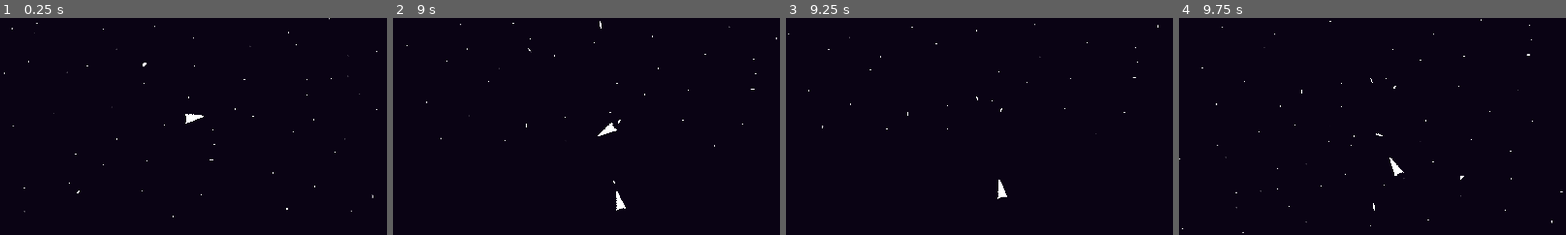
Above: before the commit, frames 1-4 (left to right).
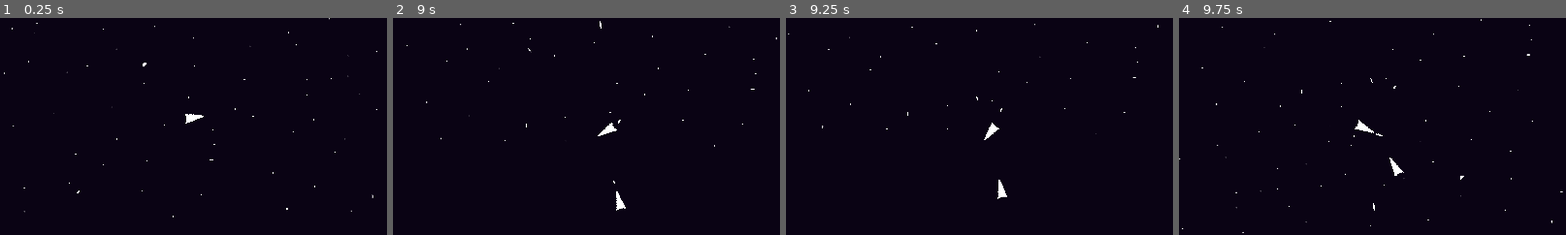
Above: after the commit, the same moments.

Repository: BloopHD/IntoTheVoid
Game: Godot game, scene res://scenes/world/world.tscn
The game is run twice, just before and just after one commit, with the same random seed, the same clock (stepped at 60 frames per second) and the same inputs.
Inputs (mouse positions are % of the whole screen's width and height, from its top left):
- Up to frame 1 (0.25 s): no input
- Up to frame 2 (9 s): move the mouse to (72, 45) at 0.52 s; press the mouse at (72, 45) at 0.53 s; hold D (move_right) 0.53-1.28 s; move the mouse to (30, 55) at 1.27 s; release the mouse at (30, 55) at 1.28 s; hold S (move_down) 1.28-2.03 s; right-click (30, 55) at 1.35 s; move the mouse to (60, 28) at 2.02 s; press the mouse at (60, 28) at 2.03 s; hold D (move_right) 2.03-2.78 s; move the mouse to (45, 70) at 2.77 s; release the mouse at (45, 70) at 2.78 s; hold W (move_up) 2.78-3.53 s; right-click (45, 70) at 2.85 s; click (45, 70) at 2.92 s; move the mouse to (80, 65) at 3.52 s; press the mouse at (80, 65) at 3.53 s; hold A (move_left) 3.53-5.03 s; move the mouse to (20, 35) at 4.27 s; release the mouse at (20, 35) at 4.28 s; right-click (20, 35) at 4.35 s; move the mouse to (55, 50) at 5.02 s; press the mouse at (55, 50) at 5.03 s; hold S (move_down) 5.03-5.78 s; move the mouse to (35, 25) at 5.77 s; release the mouse at (35, 25) at 5.78 s; hold D (move_right) 5.78-6.53 s; right-click (35, 25) at 5.85 s; move the mouse to (72, 45) at 6.52 s; press the mouse at (72, 45) at 6.53 s; hold W (move_up) 6.53-7.28 s; move the mouse to (30, 55) at 7.27 s; release the mouse at (30, 55) at 7.28 s; hold D (move_right) 7.28-8.03 s; right-click (30, 55) at 7.35 s; click (30, 55) at 7.42 s; move the mouse to (60, 28) at 8.02 s; press the mouse at (60, 28) at 8.03 s; hold S (move_down) 8.03-8.78 s; move the mouse to (45, 70) at 8.77 s; release the mouse at (45, 70) at 8.78 s; hold A (move_left) from 8.78 s (still down); right-click (45, 70) at 8.85 s
- Up to frame 3 (9.25 s): keep holding A (move_left)
- Up to frame 4 (9.75 s): move the mouse to (80, 65) at 9.52 s; release A (move_left) at 9.53 s; press the mouse at (80, 65) at 9.53 s; hold W (move_up) from 9.53 s (still down)
The pictures show only the part of the screen within x 25-75%, y 27-77%; the shares and areas given below are measured in that part.

Frames 1-2 are identical in both runs. In frame 3, 0.1% of the frame differs, in the area x 51-56%, y 48-57%; in frame 4, 0.1%, in the area x 45-51%, y 46-54%.

Commit message:
Added Enemy Death State
Added Enemy Death State
 - Enemy State is changed to Death State and is quefree() once health = 0.

Diff:
--- /dev/null
+++ b/scenes/enemies/enemy_death_state.gd
@@ -0,0 +1,20 @@
+extends State
+class_name EnemyDeathState
+
+@export var actor: Enemy
+
+func _ready() -> void:
+	set_physics_process(false)
+
+func _process(_delta):
+	pass
+
+func _physics_process(_delta) -> void:
+	pass
+
+func _enter_state() -> void:
+	print("DEAD!")
+	set_physics_process(true)
+
+func _exit_state() -> void:
+	set_physics_process(false)
--- a/scenes/enemies/simple_enemy.gd
+++ b/scenes/enemies/simple_enemy.gd
@@ -19,10 +19,10 @@
 @onready var enemy_aware_state: Node = $FiniteStateMachine/EnemyAwareState
 @onready var enemy_chase_state: Node = $FiniteStateMachine/EnemyChaseState
 @onready var enemy_attack_state: Node = $FiniteStateMachine/EnemyAttackState
+@onready var enemy_death_state: Node = $FiniteStateMachine/EnemyDeathState
+var current_state: Node = null
 
 var laser_scene: PackedScene = preload("res://scenes/laser/enemy_laser.tscn")
-
-var current_state: Node = null
 
 const NINETY_DEGREES_RAD: float = 1.5708
 
@@ -37,8 +37,9 @@
 	get:
 		return velocity.length()
 
-#func _physics_process(delta: float) -> void:
-	#enemy_rotation(player_test.position)
+
+#func _process(_delta: float) -> void:
+#	check_health()
 
 
 func move(delta: float):
@@ -83,6 +84,24 @@
 	laser.curr_speed = curr_speed
 	emit_signal("laser_shot", laser)
 
+
+func check_health() -> void:
+
+	if health <= 0:
+		current_state = enemy_death_state
+		finite_state_machine.change_state(current_state)
+		queue_free()
+
+
+func change_state(body: Node2D, new_state: Node) -> void:
+
+	player = body
+
+	if current_state != enemy_death_state:
+		current_state = new_state
+		finite_state_machine.change_state(new_state)
+
+
 #region Signals
 
 func _on_shooting_timer_timeout() -> void:
@@ -90,37 +109,29 @@
 
 func _on_attack_detection_area_body_entered(body:Node2D) -> void:
 	if body.is_in_group("player"):
-		current_state = enemy_attack_state
-		finite_state_machine.change_state(current_state)
+		change_state(body, enemy_attack_state)
 
 
 func _on_attack_detection_area_body_exited(body:Node2D) -> void:
 	if body.is_in_group("player"):
-		current_state = enemy_chase_state
-		finite_state_machine.change_state(enemy_aware_state)
+		change_state(body,enemy_chase_state)
 
 func _on_chase_detection_area_body_entered(body:Node2D):
 	if body.is_in_group("player"):
-		current_state = enemy_chase_state
-		finite_state_machine.change_state(current_state)
+		change_state(body,enemy_chase_state)
 
 func _on_chase_detection_area_body_exited(body:Node2D):
 	if body.is_in_group("player"):
-		current_state = enemy_aware_state
-		finite_state_machine.change_state(enemy_aware_state)
+		change_state(body, enemy_aware_state)
 
 
 func _on_aware_detection_area_body_entered(body:Node2D) -> void:
 	if body.is_in_group("player"):
-		player = body
-		current_state = enemy_aware_state
-		finite_state_machine.change_state(current_state)
+		change_state(body, enemy_aware_state)
 
 
 func _on_aware_detection_area_body_exited(body:Node2D) -> void:
 	if body.is_in_group("player"):
-		player = null
-		current_state = enemy_wander_state
-		finite_state_machine.change_state(enemy_wander_state)
+		change_state(null, enemy_wander_state)
 
 #endregion
--- a/scenes/enemies/simple_enemy.tscn
+++ b/scenes/enemies/simple_enemy.tscn
@@ -7,6 +7,7 @@
 [ext_resource type="Script" path="res://scenes/enemies/enemy_chase_state.gd" id="5_ahrbe"]
 [ext_resource type="Script" path="res://scenes/enemies/enemy_aware_state.gd" id="6_w7qao"]
 [ext_resource type="Script" path="res://scenes/enemies/enemy_attack_state.gd" id="7_e3itp"]
+[ext_resource type="Script" path="res://scenes/enemies/enemy_death_state.gd" id="8_grrgi"]
 
 [sub_resource type="CapsuleShape2D" id="CapsuleShape2D_10cgx"]
 radius = 20.0
@@ -96,6 +97,9 @@
 script = ExtResource("7_e3itp")
 actor = NodePath("../..")
 
+[node name="EnemyDeathState" type="Node" parent="FiniteStateMachine"]
+script = ExtResource("8_grrgi")
+
 [connection signal="timeout" from="ShootingTimer" to="." method="_on_shooting_timer_timeout"]
 [connection signal="body_entered" from="Aware_Detection_Area" to="." method="_on_aware_detection_area_body_entered"]
 [connection signal="body_exited" from="Aware_Detection_Area" to="." method="_on_aware_detection_area_body_exited"]
--- a/scenes/laser/enemy_laser.gd
+++ b/scenes/laser/enemy_laser.gd
@@ -2,7 +2,7 @@
 
 @export var speed: float = 1000.0
 @export var force: float = 5.0
-@export var damage: float = 25.0
+@export var damage: float = 5.0
 
 var movement_vector: Vector2 = Vector2.UP
 
@@ -22,3 +22,4 @@
 
 	if body.is_in_group("player"):
 		body.health -= damage
+		body.check_health()
--- a/scenes/laser/laser.gd
+++ b/scenes/laser/laser.gd
@@ -1,6 +1,8 @@
 extends Area2D
 
 @onready var destruction_area: CollisionPolygon2D = $Area2D/ExplosionArea
+
+@export var damage: float = 5.0
 
 @export var speed: float = 1000.0
 @export var force: float = 5.0
@@ -31,4 +33,5 @@
 		queue_free()
 
 	if body.is_in_group("enemy"):
-		print("Enemy Hit")
+		body.health -= damage
+		body.check_health()
--- a/scenes/player/player.gd
+++ b/scenes/player/player.gd
@@ -42,7 +42,6 @@
 func _process(_delta) -> void:
 
 	check_for_input()
-	check_health()
 
 
 func _physics_process(delta: float) -> void:
Not shown: 1 places in scenes/enemies/simple_enemy.tscn that only renumber resources
